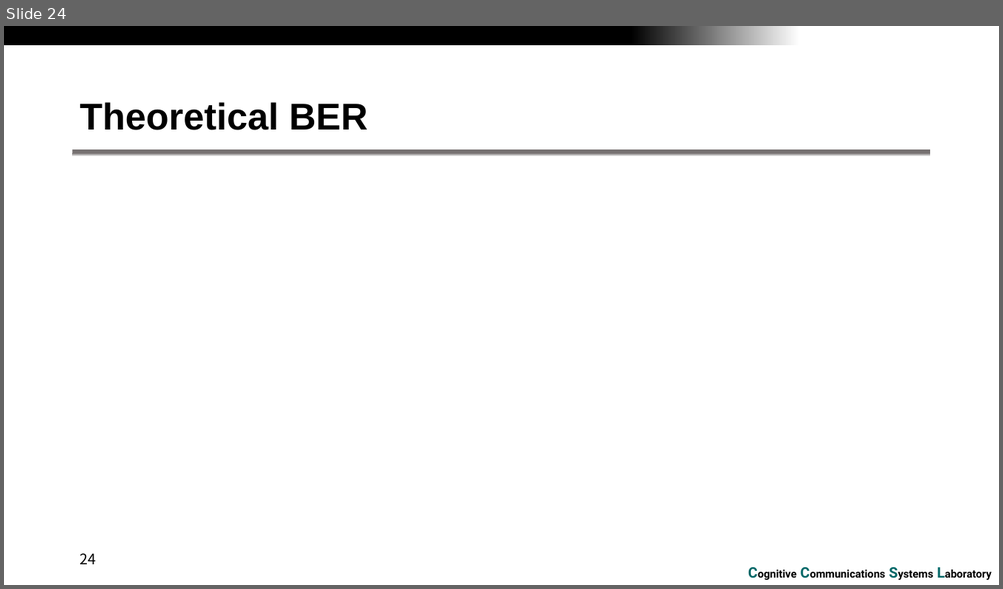
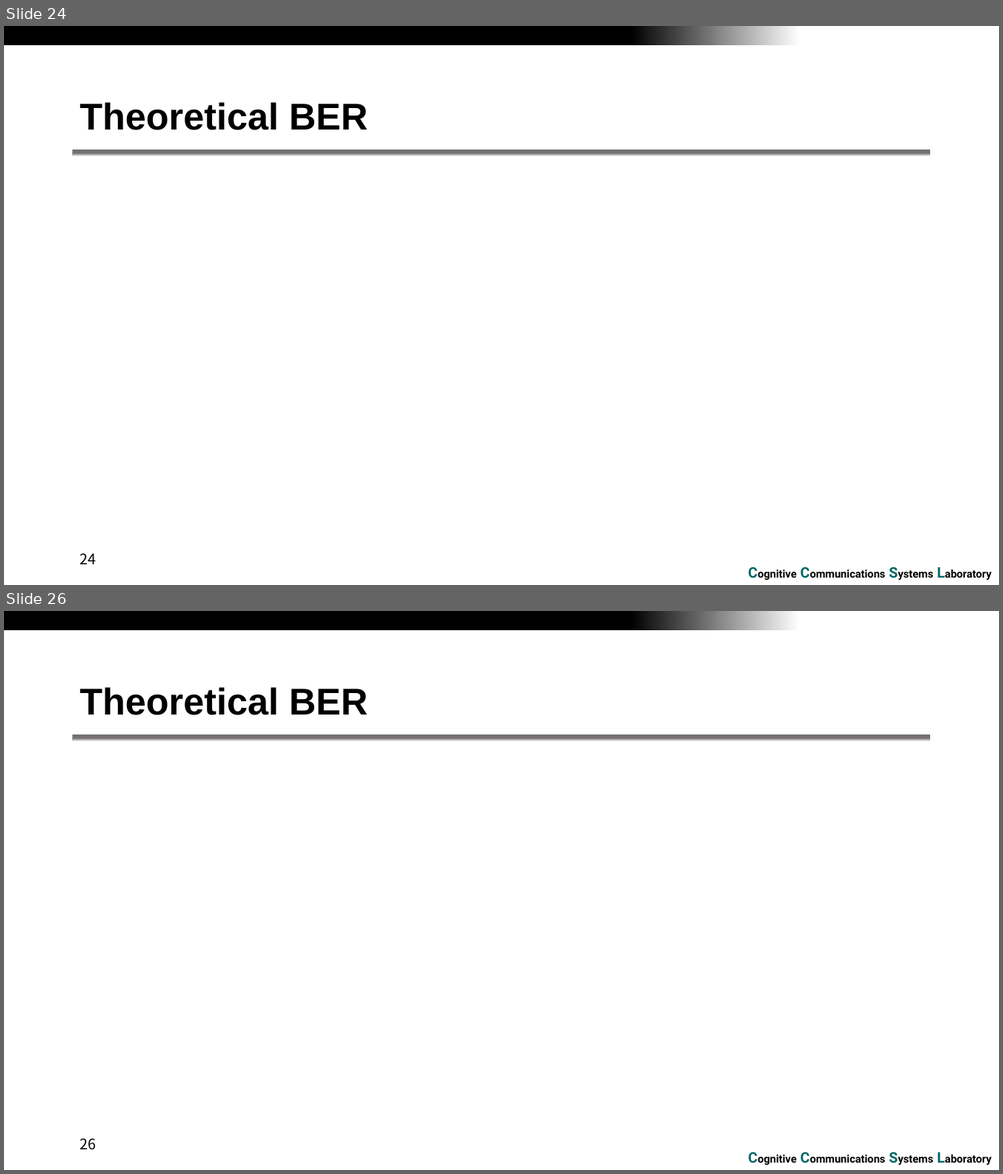
Before and after one commit to RefatHanbat/Presentation-of-SDM, a slide deck: SDM.pptx. Shown one above the other, each under a label of ours: slide 24 before the commit, slides 24 and 26 after it; the slides between them are not shown. The pictures are 1003x589 and 1003x1174 pixels, drawn with LibreOffice and Linux fonts; fonts in the diff are those of the drawing; grey boxes stand for pictures; background and template pictures are left out. Boxes give left, top, right and bottom in pixels: in the first picture for what was removed or moved away, otherwise in the second. Text is boxed around its words. In the diff, an @@ line names an element or a change of style, - is before the commit and + after.

```diff
--- a/SDM.pptx
+++ b/SDM.pptx
@@ slide 26 added at box(4, 611, 999, 1170), background #FFFFFF; not listed: 3 template elements that a slide beside it also shows @@
@@ title added at box(79, 687, 367, 715), 36 pt, text #000000, bold @@
+Theoretical BER
@@ page number added at box(79, 1139, 96, 1150), 14 pt, text #000000 @@
+26
```
Also in this commit, not shown: 3 slides changed, 2 other slides added.
